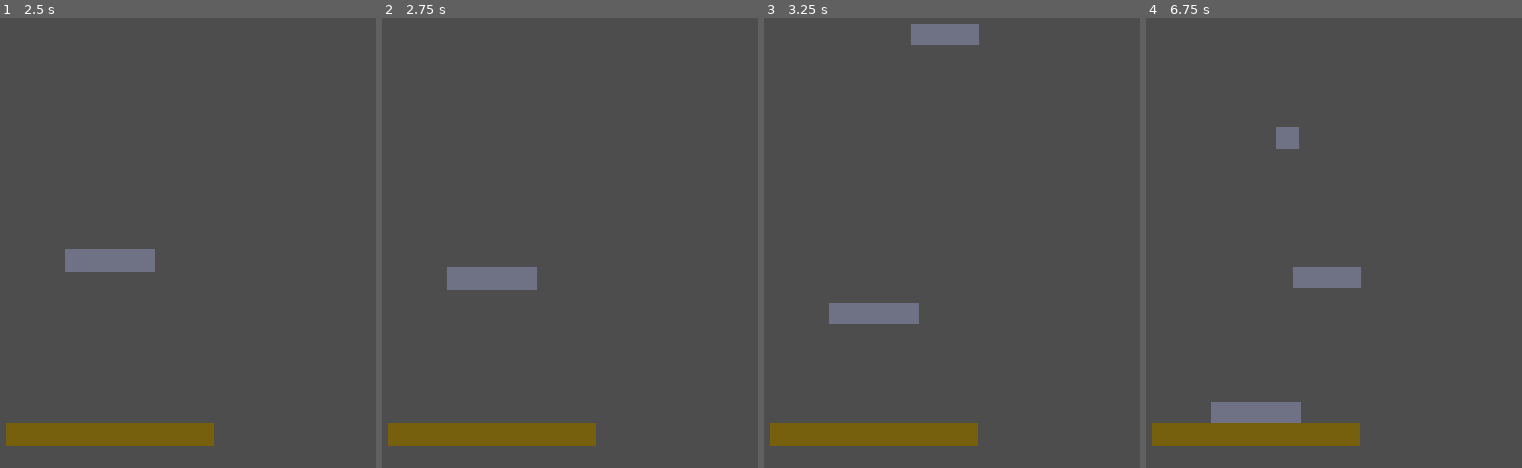
Above: before the commit, frames 1-4 (left to right).
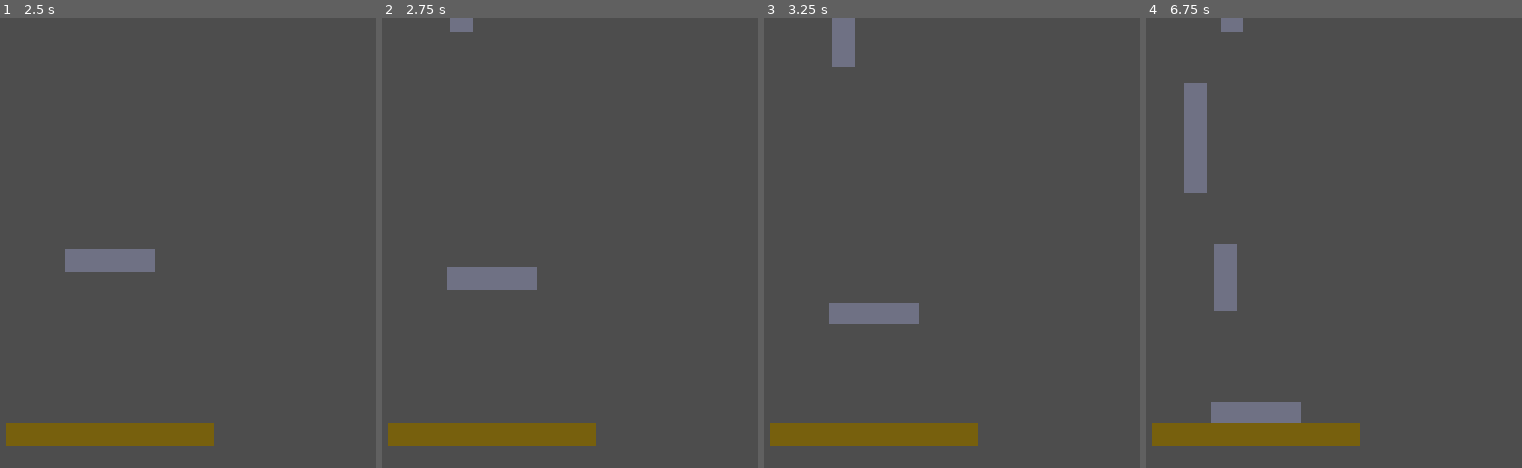
Above: after the commit, the same moments.

Repository: NxtCreator/heap
Game: Godot game, scene res://scenes/main.tscn
The game is run twice, just before and just after one commit, with the same random seed, the same clock (stepped at 60 frames per second) and the same inputs.
Inputs (mouse positions are in pixels of both pictures, inside the frame that each line leads up to):
- Up to frame 1 (2.5 s): tap Enter at 0.5 s; move the mouse to (285, 220) at 0.52 s; hold Right (move_right) 0.53-2.03 s; tap Alt at 0.6, 2.1 s; click (285, 220) at 0.67 s; tap Up (move_up) at 0.77, 1.52 s; move the mouse to (outside the picture) at 1.27 s; tap Shift at 1.35 s; move the mouse to (191, 144) at 2.02 s; hold Left (move_left) from 2.03 s (still down)
- Up to frame 2 (2.75 s): keep holding Left (move_left)
- Up to frame 3 (3.25 s): move the mouse to (835, 333) at 2.77 s; release Left (move_left) at 2.78 s; hold Right (move_right) from 2.78 s (still down); tap Shift at 2.85 s; click (835, 333) at 2.92 s; tap Up (move_up) at 3.02 s
- Up to frame 4 (6.75 s): move the mouse to (1495, 310) at 3.52 s; tap Alt at 3.6, 5.1, 6.6 s; tap Up (move_up) at 3.77, 4.52, 6.02 s; move the mouse to (outside the picture) at 4.27 s; release Right (move_right) at 4.28 s; hold Left (move_left) 4.28-5.03 s; tap Shift at 4.35, 5.85 s; move the mouse to (1296, 243) at 5.02 s; hold Right (move_right) 5.03-5.78 s; click (1296, 243) at 5.17 s; move the mouse to (outside the picture) at 5.77 s; hold Left (move_left) from 5.78 s (still down); move the mouse to (1431, 220) at 6.52 s

Frame 1 is identical in both runs. In frame 2, 0.2% of the frame differs, in the area x 18-25%, y 0-4%; in frame 3, 1.5%; in frame 4, 3.7%, in the area x 10-58%, y 0-66%.

Commit message:
Spawn blocks randomly standing or sleeping by swapping width and height

Diff:
--- a/scripts/main.gd
+++ b/scripts/main.gd
@@ -8,7 +8,10 @@
 func _on_timer_timeout() -> void:
 	var platform = PLATFORM.instantiate()
 	var block_sizes = [32, 64, 96, 128, 160]
-	var block_size = block_sizes.pick_random()
+	var length = block_sizes.pick_random()
 	add_child(platform)
-	platform.set_size(block_size, 32)
+	if randf() < 0.5:
+		platform.set_size(length, 32)
+	else:
+		platform.set_size(32, length)
 	platform.global_position = Vector2(randf_range(MIN_X, MAX_X), -100)
